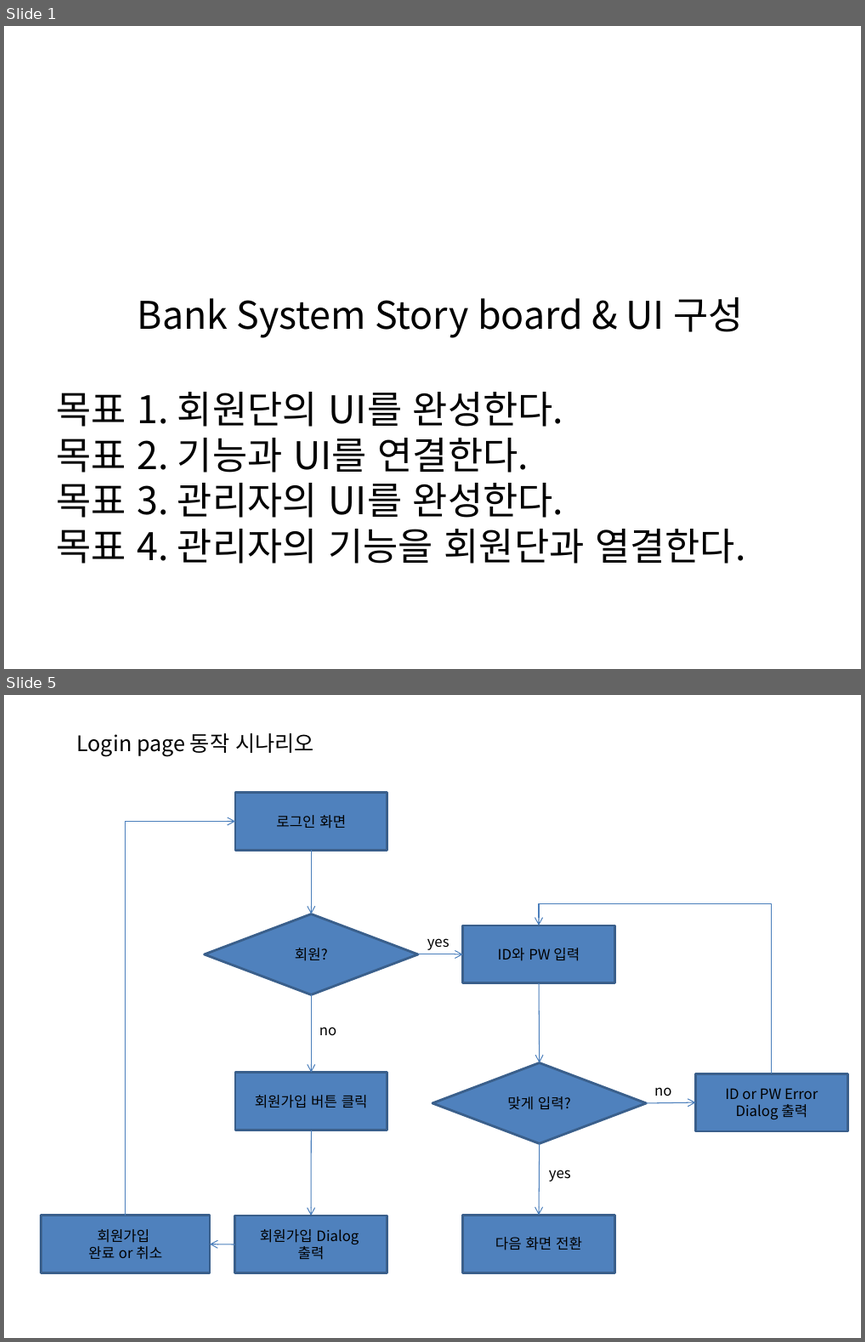
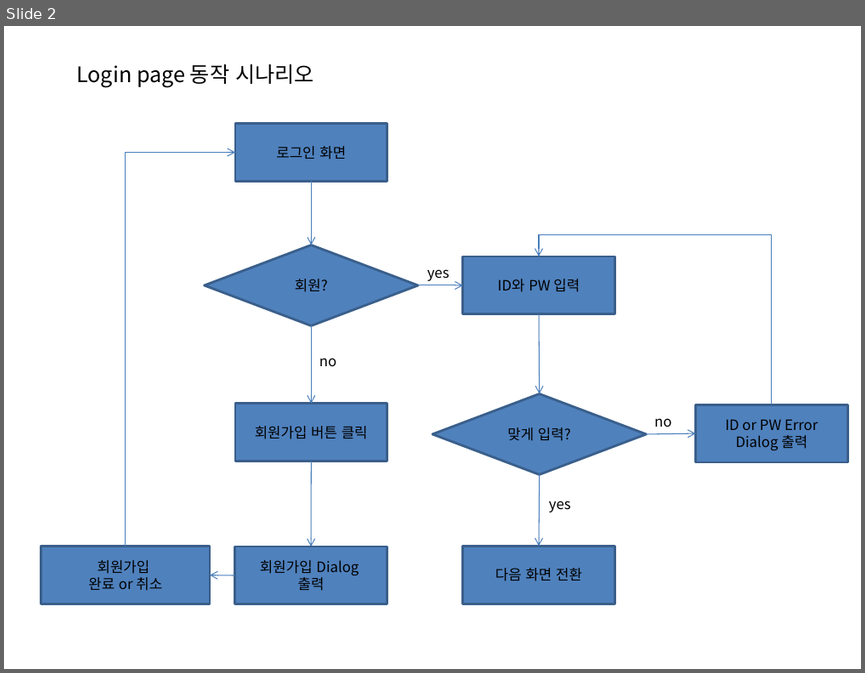
Before and after one commit to S-Onix/BankSystemProject, a slide deck: BankSystem/documentation/banksystem.pptx. Shown one above the other, each under a label of ours: slides 1 and 5 before the commit, slide 2 after it; the slides between them are not shown. The pictures are 865x1342 and 865x673 pixels, drawn with LibreOffice and Linux fonts; fonts in the diff are those of the drawing. Boxes give left, top, right and bottom in pixels: in the first picture for what was removed or moved away, otherwise in the second. Text is boxed around its words. In the diff, an @@ line names an element or a change of style, - is before the commit and + after.

```diff
--- a/BankSystem/documentation/banksystem.pptx
+++ b/BankSystem/documentation/banksystem.pptx
@@ slide 1 removed at bbox=[4, 26, 861, 669], background #FFFFFF @@
@@ text removed at bbox=[137, 297, 744, 338] @@
-Bank System Story board & UI 구성
@@ text removed at bbox=[56, 392, 746, 563] @@
-목표 1. 회원단의 UI를 완성한다.
-목표 2. 기능과 UI를 연결한다.
-목표 3. 관리자의 UI를 완성한다.
-목표 4. 관리자의 기능을 회원단과 열결한다.
@@ what was slide 5 is now slide 2 @@
```
Also in this commit, not shown: 3 slides changed, 23 slides added, 8 other slides removed, 8 other files.
